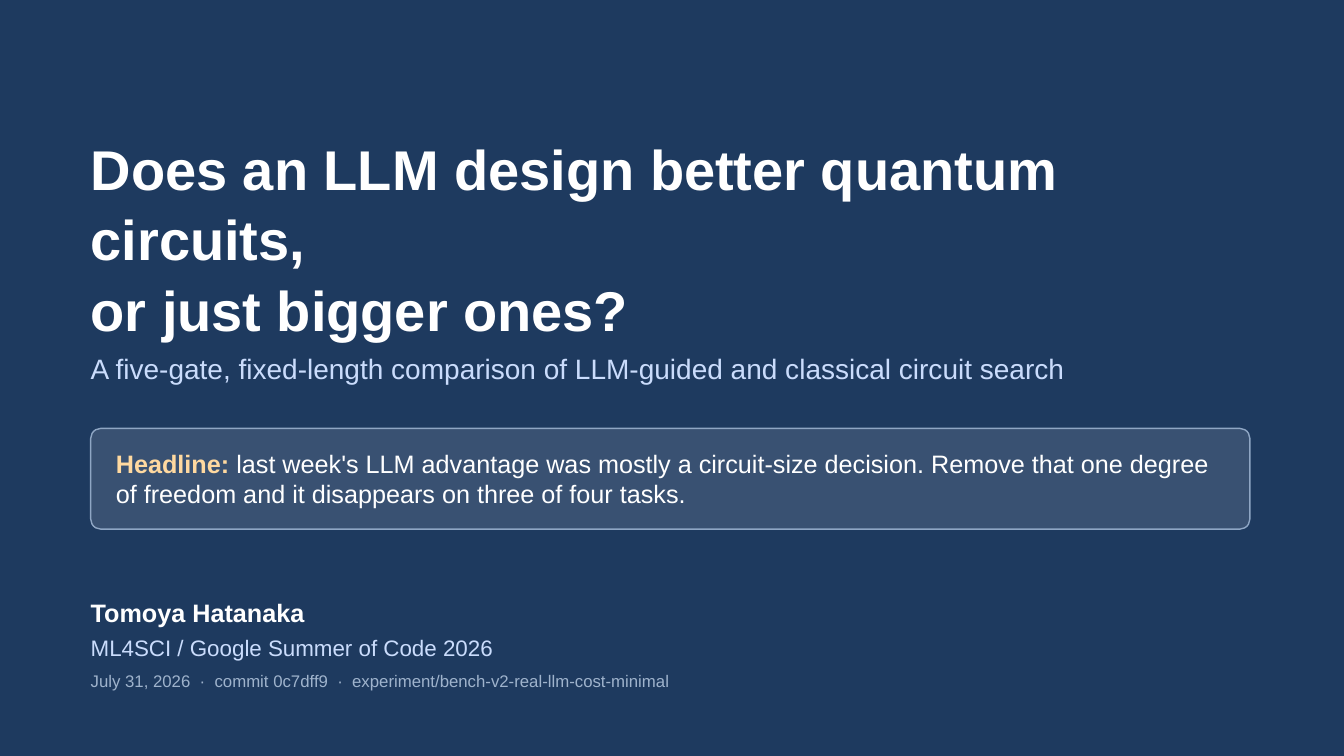
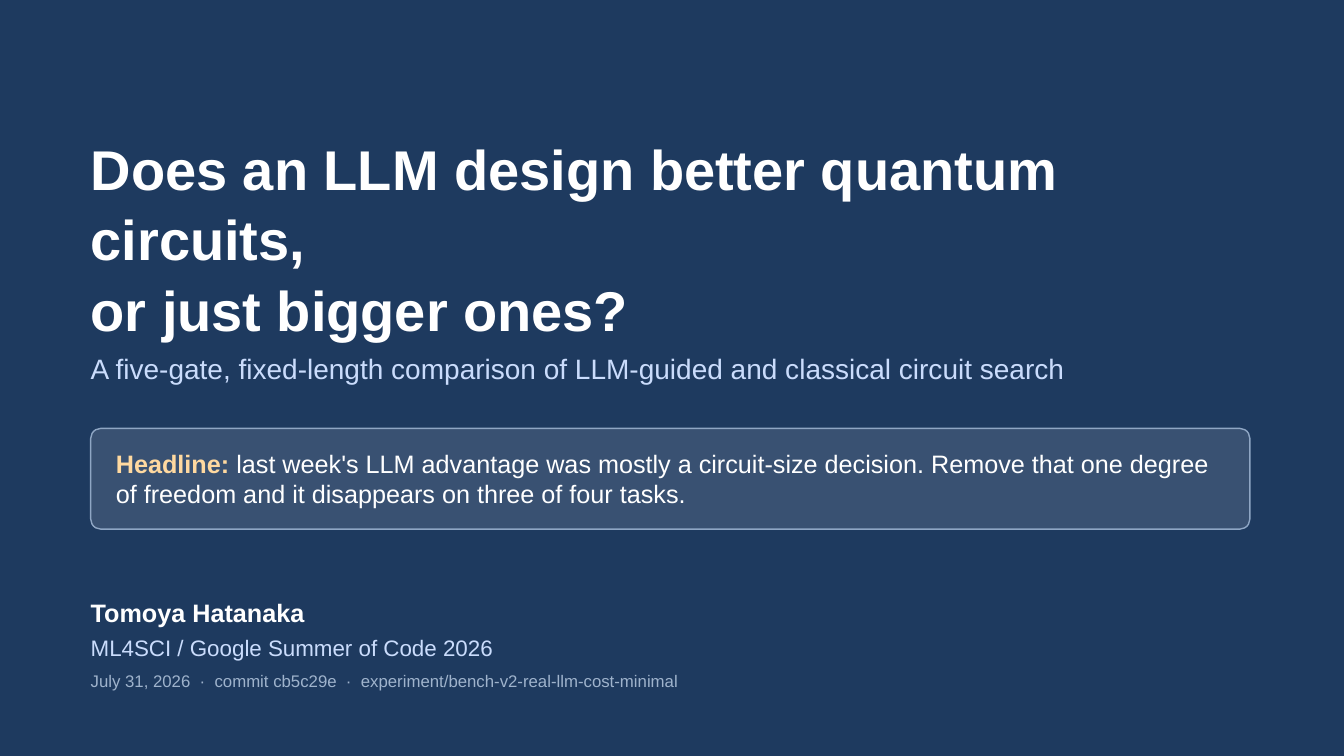
Before and after one commit to dorakingx/llm-vqc, a slide deck: slide 1 of docs/presentation/mini5/20260731_GSoC_mini5.pptx. Drawn at 1344x756 pixels with LibreOffice and Linux fonts; fonts in the diff are those of the drawing. Boxes give left, top, right and bottom in pixels: in the first picture for what was removed or moved away, otherwise in the second. Text is boxed around its words. In the diff, an @@ line names an element or a change of style, - is before the commit and + after.

```diff
--- a/docs/presentation/mini5/20260731_GSoC_mini5.pptx
+++ b/docs/presentation/mini5/20260731_GSoC_mini5.pptx
@@ text at (91,675,678,691): text changed @@
-July 31, 2026 · commit 0c7dff9 · experiment/bench-v2-real-llm-cost-minimal
+July 31, 2026 · commit cb5c29e · experiment/bench-v2-real-llm-cost-minimal
```
Also in this commit, not shown: 8 other slides changed, 15 other files.
